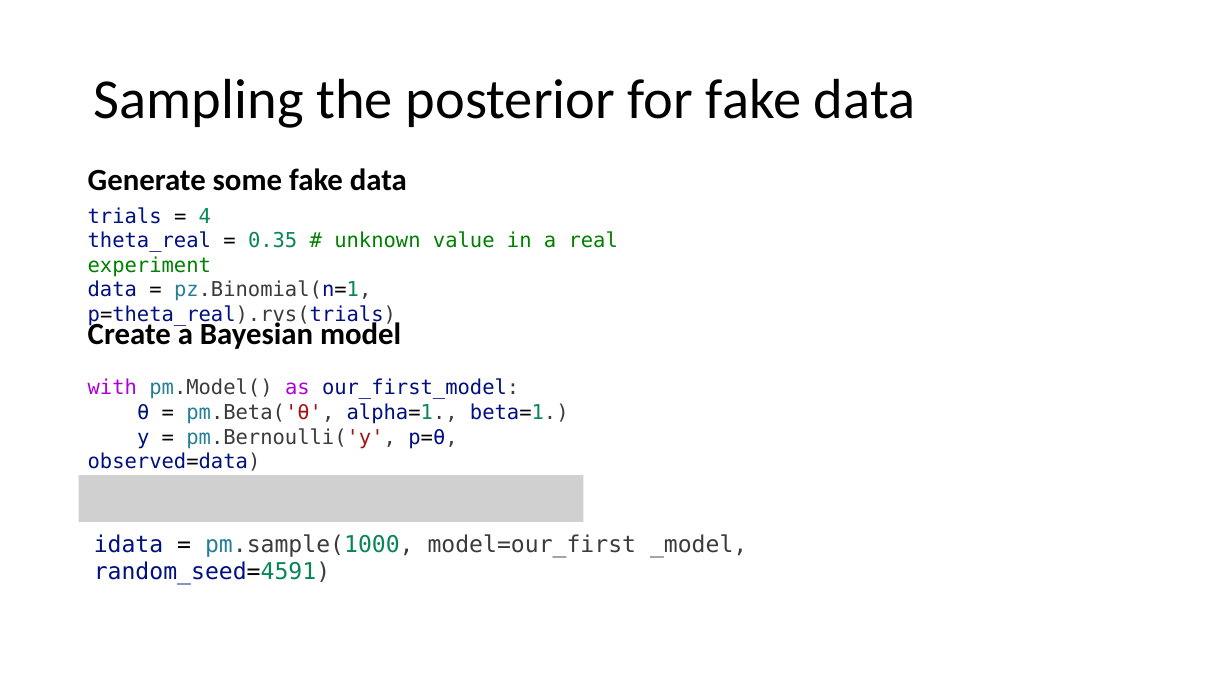
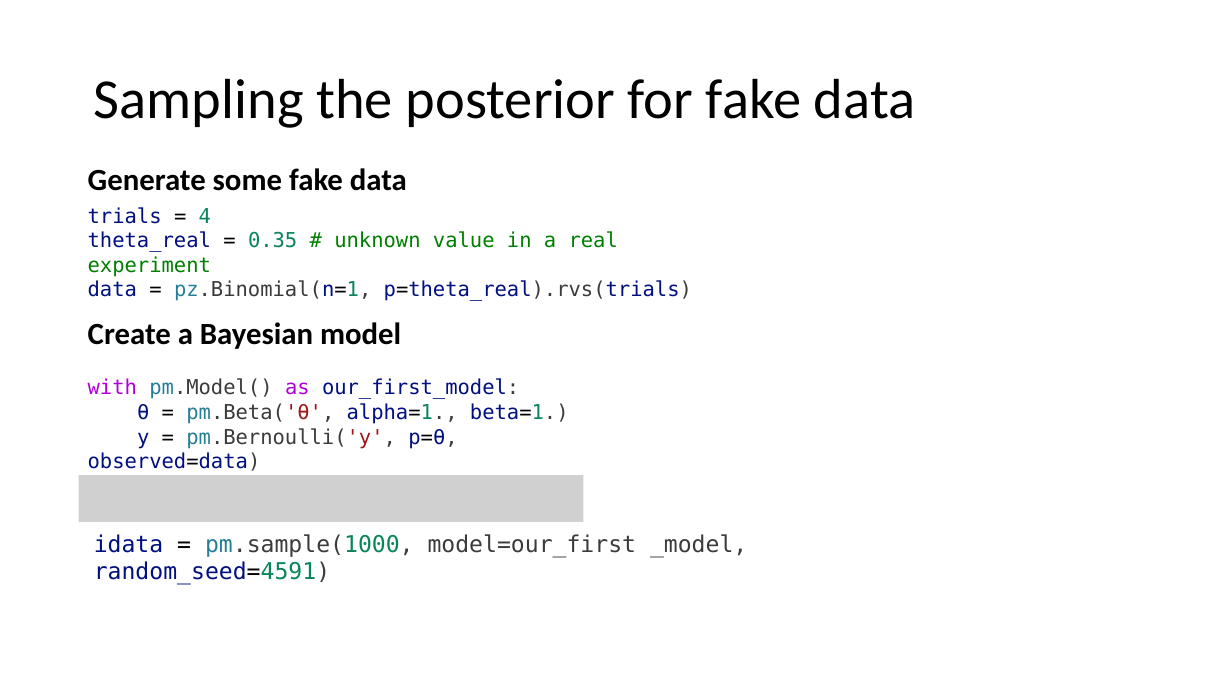
Before and after one commit to opherdonchin/StatisticalComputationAndAnalysis, a slide deck: slide 17 of Lectures/Lecture 3 PyMC and Sampling.pptx. Drawn at 1232x693 pixels with LibreOffice and Linux fonts; fonts in the diff are those of the drawing; grey boxes stand for pictures. Boxes give left, top, right and bottom in pixels: in the first picture for what was removed or moved away, otherwise in the second. Text is boxed around its words. In the diff, an @@ line names an element or a change of style, - is before the commit and + after.

```diff
--- a/Lectures/Lecture 3 PyMC and Sampling.pptx
+++ b/Lectures/Lecture 3 PyMC and Sampling.pptx
@@ text "trials = 4" rewrapped from (x1=88, y1=207, x2=618, y2=327) to (x1=88, y1=207, x2=692, y2=301) @@
```
Also in this commit, not shown: 1 other slide changed, 7 slides added, 3 other files.
